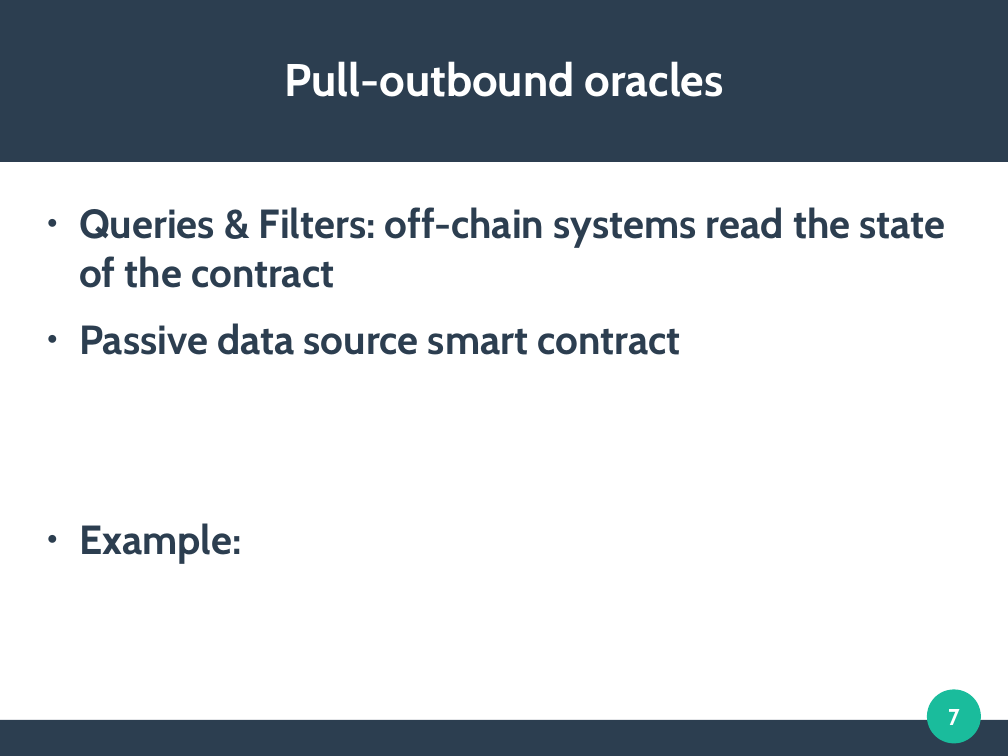
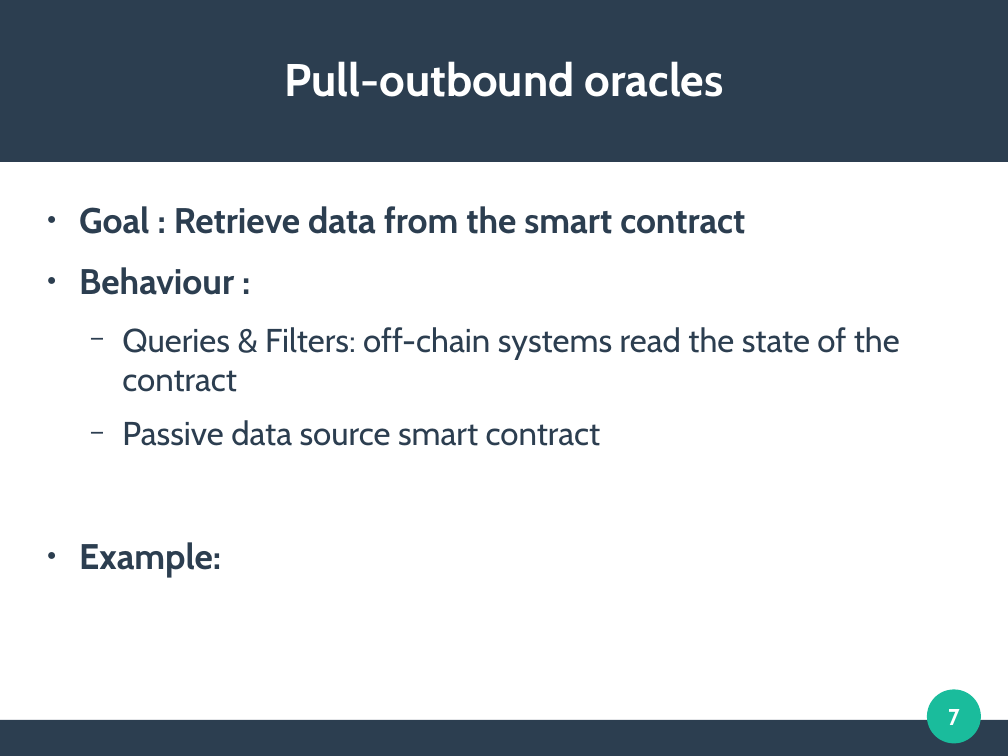
Before and after one commit to mbettinger/OT4-Lecture, a slide deck: slide 7 of Presentation - Oracles.odp. Drawn at 1008x756 pixels with LibreOffice and Linux fonts; fonts in the diff are those of the drawing. Boxes give left, top, right and bottom in pixels: in the first picture for what was removed or moved away, otherwise in the second. Text is boxed around its words. In the diff, an @@ line names an element or a change of style, - is before the commit and + after.

```diff
--- a/Presentation - Oracles.odp
+++ b/Presentation - Oracles.odp
@@ text at box(79, 206, 745, 295): paragraphs added @@
+● Goal : Retrieve data from the smart contract
+● Behaviour :
@@ text at box(79, 327, 900, 577): size 32 to 26 pt, bold off in "Queries & Filters: off-chain systems read the ...", "Passive data source smart contract"; size 32 to 28 pt in "Example:"; bullet ● to −; list level 1 to 2 in "Queries & Filters: off-chain systems ..."; list level 1 to 2 in "Passive data source smart contract" @@
```
Also in this commit, not shown: 3 other slides changed, 2 slides added, 2 other files.
